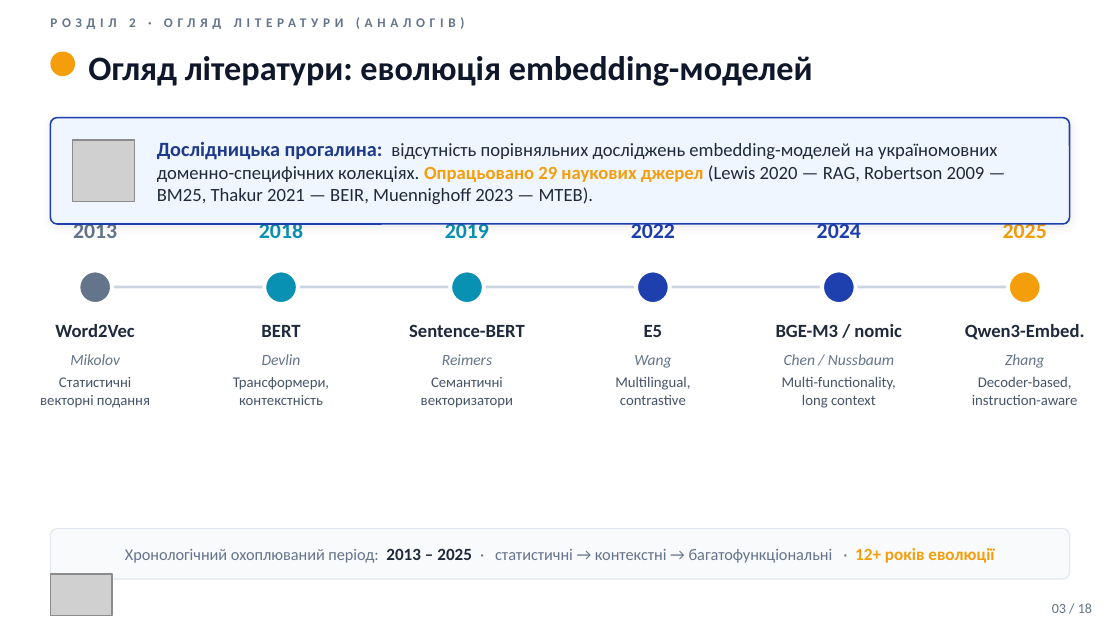
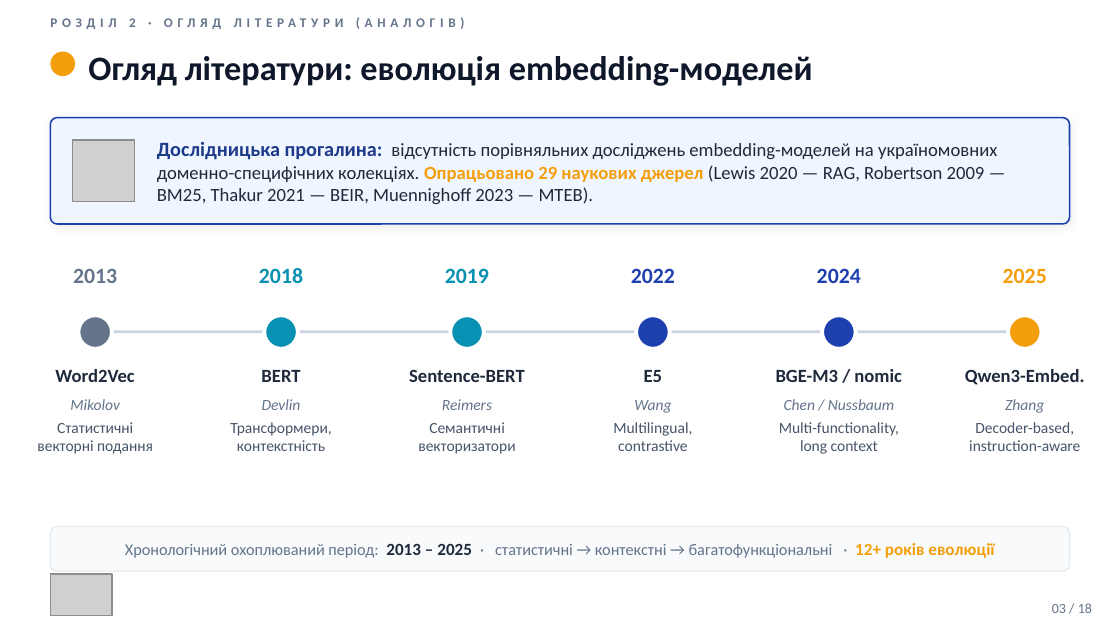
Before and after one commit to vitaliinnest/kb-semantic-search-benchmark, a slide deck: slide 3 of thesis/Nesterenko_Presentation.pptx. Drawn at 1120x630 pixels with LibreOffice and Linux fonts; fonts in the diff are those of the drawing; grey boxes stand for pictures. Boxes give left, top, right and bottom in pixels: in the first picture for what was removed or moved away, otherwise in the second. Text is boxed around its words. In the diff, an @@ line names an element or a change of style, - is before the commit and + after.

```diff
--- a/thesis/Nesterenko_Presentation.pptx
+++ b/thesis/Nesterenko_Presentation.pptx
@@ 18 texts, 6 ellipses, 1 rectangle: place and size @@
-18 texts, 6 ellipses, 1 rectangle at (55,223,1085,368)
+18 texts, 6 ellipses, 1 rectangle at (55,268,1085,413)
@@ text "Статистичні": place and size @@
-text "Статистичні" at (40,377,150,408)
+text "Статистичні" at (37,422,153,454)
@@ text "Трансформери,": place and size @@
-text "Трансформери," at (233,377,329,405)
+text "Трансформери," at (230,422,331,451)
@@ text "Семантичні": place and size @@
-text "Семантичні" at (421,377,513,408)
+text "Семантичні" at (418,422,515,454)
@@ text "Multilingual,": place and size @@
-text "Multilingual," at (615,376,690,405)
+text "Multilingual," at (613,422,692,451)
@@ text "Multi-functionality,": place and size @@
-text "Multi-functionality," at (782,376,896,408)
+text "Multi-functionality," at (779,422,899,454)
@@ size 9.5 to 10 pt in 6 elements at (37,422,153,454), (230,422,331,451), (418,422,515,454), (613,422,692,451), (779,422,899,454), (969,422,1080,451) @@
@@ text "Decoder-based,": place and size @@
-text "Decoder-based," at (972,377,1078,405)
+text "Decoder-based," at (969,422,1080,451)
@@ text "Хронологічний охоплюваний період: 2013 – ...": place and size @@
-text "Хронологічний охоплюваний період: 2013 – ..." at (125,548,994,563)
+text "Хронологічний охоплюваний період: 2013 – ..." at (125,543,994,558)
@@ rounded rectangle: place and size @@
-rounded rectangle at (50,529,1070,579)
+rounded rectangle at (50,526,1070,571)
@@ rounded rectangle at (50,526,1070,571): proportions changed @@
```
Also in this commit, not shown: 2 other slides changed, 1 other file.
